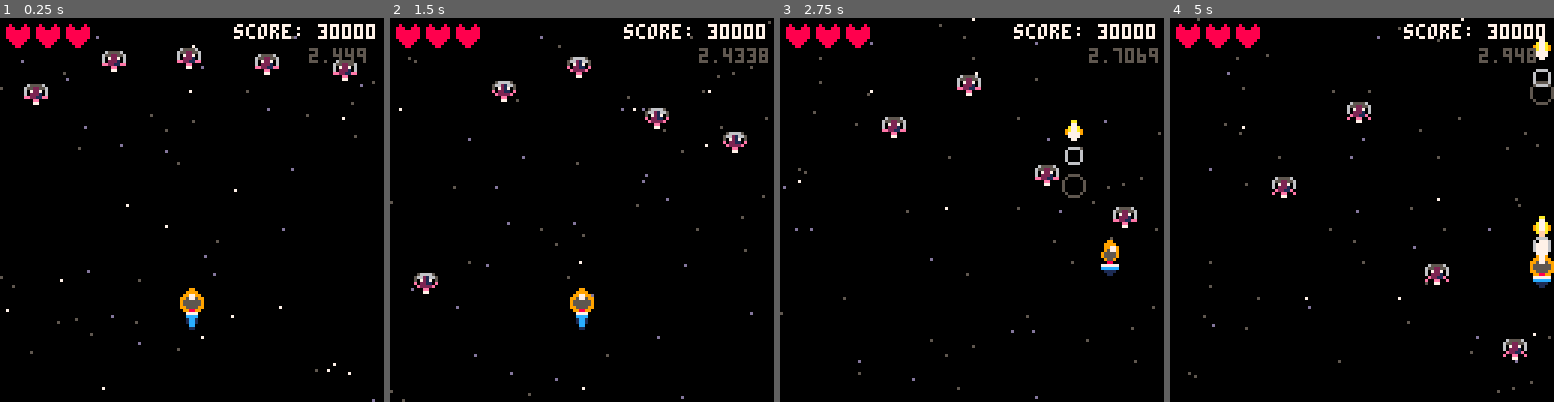
Above: before the commit, frames 1-4 (left to right).
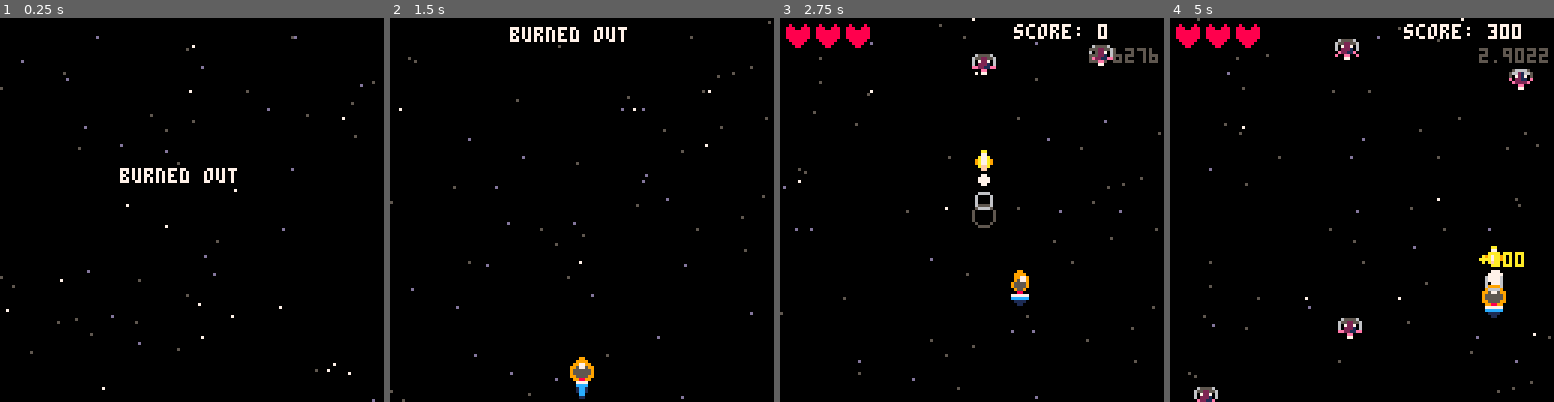
Above: after the commit, the same moments.

Repository: davecroman/pico8-shmup
Game: PICO-8 cartridge shmup.p8
Same seed, same stepped clock (60 frames per second), same inputs: the game is played once before the commit and once after it.
Inputs:
- Up to frame 1 (0.25 s): no input
- Up to frame 2 (1.5 s): tap O (Z key) at 0.7 s
- Up to frame 3 (2.75 s): hold Right 1.6-2.1 s; tap O (Z key) at 1.7, 2.1, 2.5 s; hold Up 2.15-2.42 s; hold Right from 2.47 s (still down)
- Up to frame 4 (5 s): tap O (Z key) every 0.4 s from 2.9 to 4.9 s; release Right at 3.03 s; hold Left 3.08-3.58 s; hold Down 3.63-3.97 s; hold Right 4.02-4.68 s; hold Up from 4.73 s (still down)

The runs differ from the first frame. In frame 1, 3.8% of the frame differs, in the area x 1-98%, y 1-82%; in frame 2, 4.3%, in the area x 1-99%, y 1-100%; in frame 3, 3.3%; in frame 4, 4.1%.

Commit message:
Add some collision detection

Diff:
--- a/enemies.lua
+++ b/enemies.lua
@@ -3,12 +3,17 @@
 
 function initEnemies()
     enemies = {}
-    for i=1,5 do
-        add(enemies,{x=flr((i-0.5)*25.6)-4,y=8,hp=30,frame=0,anim_t=0, speed = rnd(3)})
-    end
+    spawn_t = t()
+    spawn_n = 0
+    add(enemies,{x=flr(rnd(120)),y=-8,hp=10,frame=0,anim_t=0,speed=rnd(3)+1,w=8,h=8})
 end
 
 function updateEnemies()
+    if t()-spawn_t >= 0.5 then
+        add(enemies,{x=flr(rnd(120)),y=-8,hp=10,frame=0,anim_t=0,speed=rnd(2)+1,w=8,h=8})
+        spawn_t = t()
+        spawn_n += 1
+    end
     for e in all(enemies) do
         e.anim_t+=1
         if e.anim_t>=8 then
@@ -16,14 +21,20 @@
             e.frame=(e.frame+1)%3
         end
         e.y+=e.speed
+        if e.hit_t and e.hit_t>0 then e.hit_t-=1 end
         if e.y>128 then
             del(enemies,e)
         end
     end
+
 end
 
 function drawEnemies()
     for e in all(enemies) do
+        if e.hit_t and e.hit_t>0 then
+            for c=1,15 do pal(c,7) end
+        end
         spr(e1_spr[e.frame+1],e.x,e.y)
+        pal()
     end
 end
--- a/main.lua
+++ b/main.lua
@@ -1,5 +1,5 @@
 function _init()
-    mode = "game"
+    mode = "menu"
     initMenu()
     initStarfield()
     initProjectiles()
@@ -7,6 +7,29 @@
     initExplosions()
     initUi()
     initEnemies()
+end
+
+function checkCollisions()
+    for e in all(enemies) do
+        for p in all(projs) do
+            if(isColliding(e, p)) then
+
+                addExplosion(e.x + flr(rnd(11)) - 5, e.y + flr(rnd(11)) - 5)
+                del(projs, p)
+                e.hp -= p1.pow
+                e.hit_t = 6
+                if e.hp <= 0 then
+                    score += 100
+                    addScorePopup(e.x, e.y)
+                    del(enemies, e)
+                    sfx(1)
+                    for i=1,5 do
+                        addExplosion(e.x + flr(rnd(20)) - 10, e.y + flr(rnd(20)) - 10)
+                    end
+                end
+            end
+        end
+    end
 end
 
 
@@ -20,6 +43,7 @@
         updatePlayer()
         updateEnemies()
         updateExplosions()
+        checkCollisions()
         updateUi()
     end
 end
--- a/menu.lua
+++ b/menu.lua
@@ -22,7 +22,7 @@
    end
 end
 
-function drawMenu(p1)
+function drawMenu()
     local titleY = 50 - minusY
     print("burned out", 40, titleY, 7)
     if btnPressed then
--- a/player.lua
+++ b/player.lua
@@ -4,9 +4,10 @@
         vel=2,
         currSpr=0,
         fireCd=0,
-        fireRate=5,
+        fireRate=7,
         fireSpeed=6,
-        boosterFrame=0
+        boosterFrame=0,
+        pow=10
     }
     frameCount = 1
     flash = 0
--- a/projectiles.lua
+++ b/projectiles.lua
@@ -20,5 +20,5 @@
 end
 
 function addProjectile(x, y, dx, dy)
-    add(projs, {x = x, y = y, dx = dx, dy = dy})
+    add(projs, {x = x, y = y, dx = dx, dy = dy, w=8, h=8})
 end
--- a/ui.lua
+++ b/ui.lua
@@ -1,23 +1,31 @@
 function initUi()
-   score = 30000
+   score = 0
    health = 3
+   score_popups = {}
+end
+
+function addScorePopup(x, y)
+    add(score_popups, {x=x, y=y, life=30})
 end
 
 function updateUi()
     health = max(0, 3)
-
+    for p in all(score_popups) do
+        p.y -= 0.25
+        p.life -= 1
+        if p.life <= 0 then del(score_popups, p) end
+    end
 end
 
 function drawUi()
-    -- score
-    print("score: " ..score, 78, 2, 7)
-
-    --health
+    print("score: "..score, 78, 2, 7)
     for i=1, health do
         spr(10, 2 + (i-1)*10, 2)
     end
-
     for i=health+1, 3 do
         spr(9, 2 + (i-1)*10, 2)
     end
+    for p in all(score_popups) do
+        print("+100", p.x, p.y, p.life%8<4 and 10 or 9)
+    end
 end
--- a/utils.lua
+++ b/utils.lua
@@ -1,3 +1,8 @@
+function isColliding(a, b)
+  return a.x < b.x+b.w and a.x+a.w > b.x
+     and a.y < b.y+b.h and a.y+a.h > b.y
+end
+
 -- Function to draw blinking text
 -- text: the string to display
 -- x, y: position on screen
